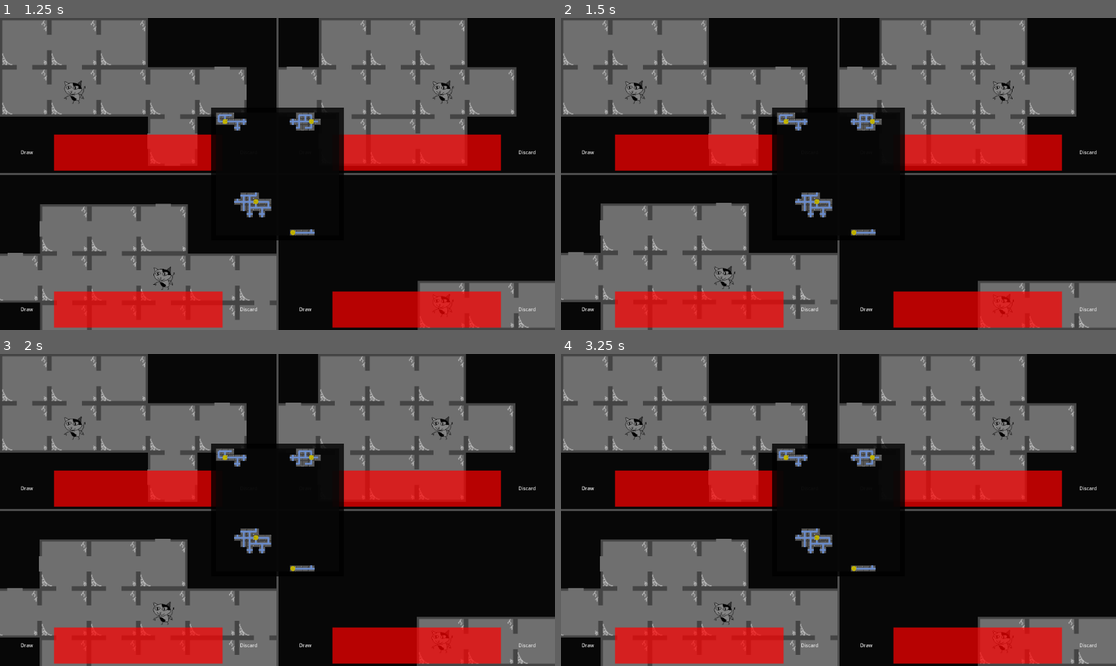
Above: before the commit, frames 1-4 (two rows, left to right).
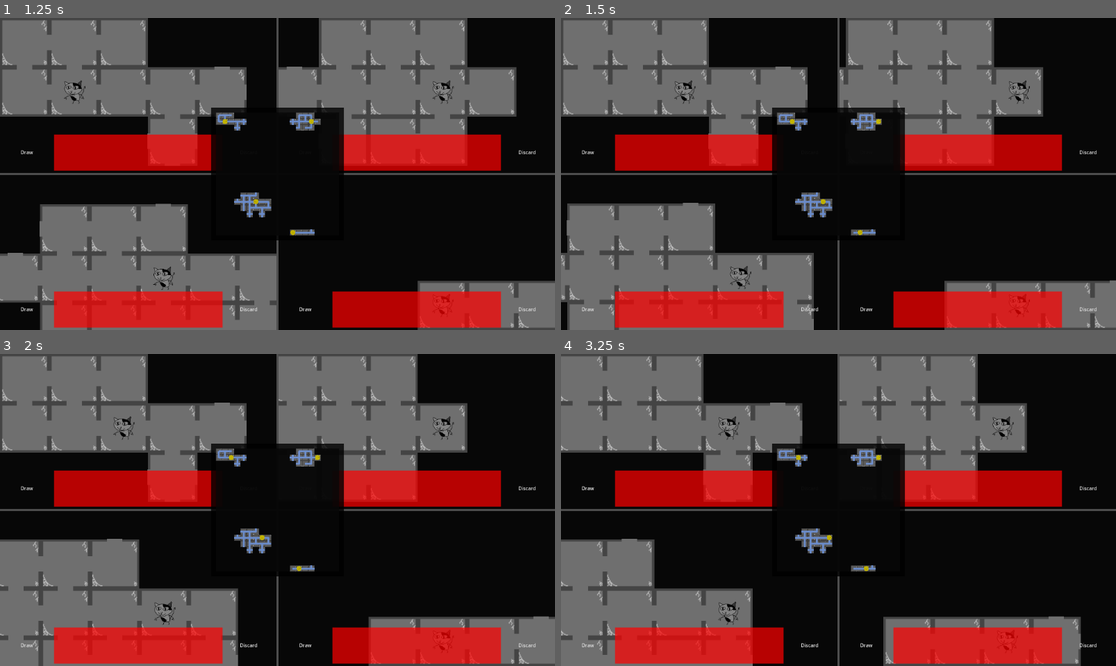
Above: after the commit, the same moments.

Repository: emrysshevek/gameganggame
Game: Godot game, scene res://scenes/GameScene.tscn
The game is run twice, just before and just after one commit, with the same random seed, the same clock (stepped at 60 frames per second) and the same inputs. This scene is started directly instead of the project's main scene.
Inputs (mouse positions are in pixels of both pictures, inside the frame that each line leads up to):
- Up to frame 1 (1.25 s): tap Enter at 0.5 s; move the mouse to (399, 158) at 0.52 s; hold D (move_right) from 0.53 s (still down); click (399, 158) at 0.6 s
- Up to frame 2 (1.5 s): release D (move_right) at 1.25 s; drag from (727, 189) to (810, 236) at 1.27 s
- Up to frame 3 (2 s): no input
- Up to frame 4 (3.25 s): move the mouse to (894, 441) at 2.02 s; hold D (move_right) 2.03-2.75 s; tap Alt at 2.1 s; click "Draw" at 2.75 s

Frame 1 is identical in both runs. In frame 2, 13% of the frame differs, in the area x 0-100%, y 0-100%; in frame 3, 13%; in frame 4, 21%.
Error before the commit: Invalid call. Nonexistent function 'get_controller_manager' in base 'Node (input_manager.gd)'. (res://entities/character_sprite.gd:11)

Commit message:
renamed player to character

Diff:
--- a/cards/card_manager.gd
+++ b/cards/card_manager.gd
@@ -6,7 +6,7 @@
 @export var draw_pile: Pile
 @export var discard_pile: Pile
 @export var hand_pile: Pile
-@export var player: Player
+@export var character: Character
 
 @onready var card_scene := preload("res://cards/card.tscn")
 #endregion
--- a/cards/deck.gd
+++ b/cards/deck.gd
@@ -13,7 +13,7 @@
 var count: int:
 	get:
 		return len(cards)
-@export var player: Player = null
+@export var character: Character = null
 
 @export var cards_node: Node2D
 @export var deck_view: CanvasLayer
--- a/entities/player.gd
+++ b/entities/character.gd
@@ -1,4 +1,4 @@
-class_name Player extends Node2D
+class_name Character extends Node2D
 
 #region signals
 signal health_changed(which_player, old_value, new_value)
--- a/entities/player.tscn
+++ b/entities/character.tscn
@@ -1,6 +1,6 @@
 [gd_scene format=3 uid="uid://yovmcage7tff"]
 
-[ext_resource type="Script" uid="uid://b3ivlbcctk37a" path="res://entities/player.gd" id="1_3vyb7"]
+[ext_resource type="Script" uid="uid://b3ivlbcctk37a" path="res://entities/character.gd" id="1_3vyb7"]
 [ext_resource type="Texture2D" uid="uid://ch5dw4jabx4om" path="res://art/test_cat.png" id="2_g2els"]
 
 [node name="Player" type="Node2D" unique_id=2004547568]
--- a/entities/character_sprite.gd
+++ b/entities/character_sprite.gd
@@ -8,7 +8,7 @@
 var character_id:int = 0
 var character_ref:int #will be character, currently player
 
-@onready var input_man:PlayerInputManager = InputManager.get_controller_manager()
+@onready var input_man:PlayerInputManager = InputManager.get_player_input_manager(0)
 @onready var fake_state_machine:String = "character" #character, cursor, blank
 #endregion
 
--- a/scenes/origin_viewport.gd
+++ b/scenes/origin_viewport.gd
@@ -19,7 +19,7 @@
 var _camera_limits:Dictionary[String,int]
 var _tile_size:Vector2
 var _player_viewport_size:Vector2 # = Vector2(100,100)#Vector2(DisplayServer.window_get_size().x / 2,DisplayServer.window_get_size().y / 2)
-@onready var player_to_character_sprite:Dictionary[Player, CharacterSprite]
+@onready var player_to_character_sprite:Dictionary[Character, CharacterSprite]
 var player_cursors:Dictionary[int, Sprite2D]
 var character_sprites:Array[CharacterSprite]
 var _input_managers: Array[PlayerInputManager]
Renamed: entities/player.gd.uid -> entities/character.gd.uid
